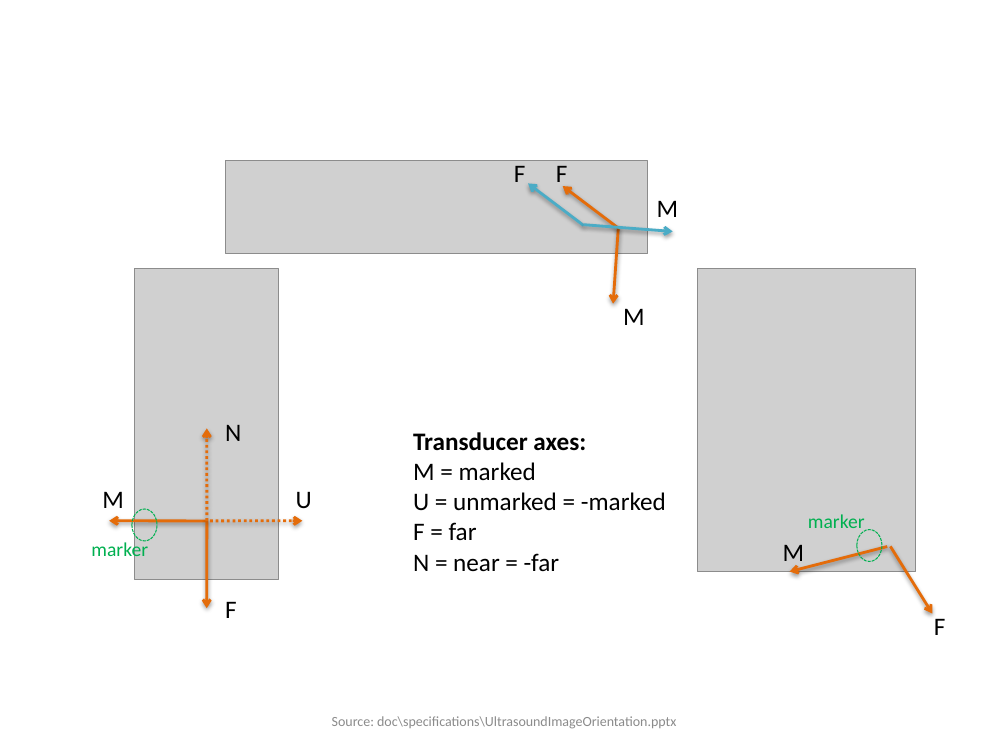
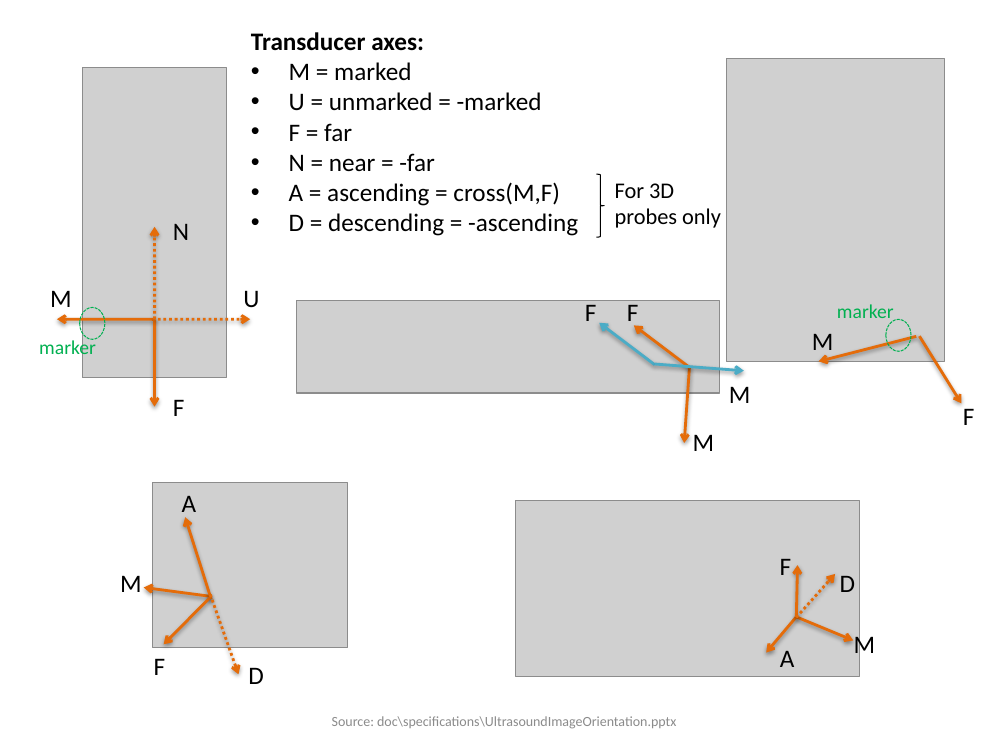
Before and after one commit to PlusToolkit/PlusDoc, a slide deck: slide 1 of specifications/UltrasoundImageOrientation.pptx. Drawn at 1008x756 pixels with LibreOffice and Linux fonts; fonts in the diff are those of the drawing; grey boxes stand for pictures. Boxes give left, top, right and bottom in pixels: in the first picture for what was removed or moved away, otherwise in the second. Text is boxed around its words. In the diff, an @@ line names an element or a change of style, - is before the commit and + after.

Commit message:
re #955: Added 3D transducer axes description

```diff
--- a/specifications/UltrasoundImageOrientation.pptx
+++ b/specifications/UltrasoundImageOrientation.pptx
@@ text "Transducer axes:": place and size @@
-text "Transducer axes:" at [413, 432, 666, 571]
+text "Transducer axes:" at [251, 32, 578, 236]
@@ text at [289, 62, 542, 172]: bullet none to • @@
@@ right brace added at [597, 174, 605, 238], outline #000000 0.75 pt @@
@@ text at [289, 182, 578, 236]: paragraphs added @@
+• A = ascending = cross(M,F)
+• D = descending = -ascending
@@ text added at [615, 183, 721, 228], 16 pt, text #000000 @@
+For 3D probes only
@@ 4 texts, 2 arrows: place and size @@
-4 texts, 2 arrows at [91, 425, 241, 618]
+4 texts, 2 arrows at [39, 224, 189, 416]
@@ 2 arrows, 1 picture, 1 text, 1 ellipse: place and size @@
-2 arrows, 1 picture, 1 text, 1 ellipse at [109, 269, 312, 580]
+2 arrows, 1 picture, 1 text, 1 ellipse at [57, 68, 259, 378]
@@ 4 arrows, 2 texts, 1 picture: place and size @@
-4 arrows, 2 texts, 1 picture at [226, 161, 672, 303]
+4 arrows, 2 texts, 1 picture at [296, 300, 744, 443]
@@ 3 texts, 2 arrows, 1 picture, 1 ellipse: place and size @@
-3 texts, 2 arrows, 1 picture, 1 ellipse at [698, 269, 946, 635]
+3 texts, 2 arrows, 1 picture, 1 ellipse at [726, 58, 975, 425]
@@ text added at [729, 386, 751, 403], 18 pt, text #000000 @@
+M
@@ text "M": place and size @@
-text "M" at [623, 308, 645, 325]
+text "M" at [693, 434, 715, 451]
@@ text "M": place and size @@
-text "M" at [657, 200, 679, 217]
+text "M" at [120, 575, 142, 592]
@@ group added at [516, 501, 876, 676]: 4 arrows, 4 texts, 1 picture @@
+A
+M
+F
+D
@@ group added at [144, 483, 347, 684]: 4 arrows, 3 texts, 1 picture @@
+A
+F
+D
```
